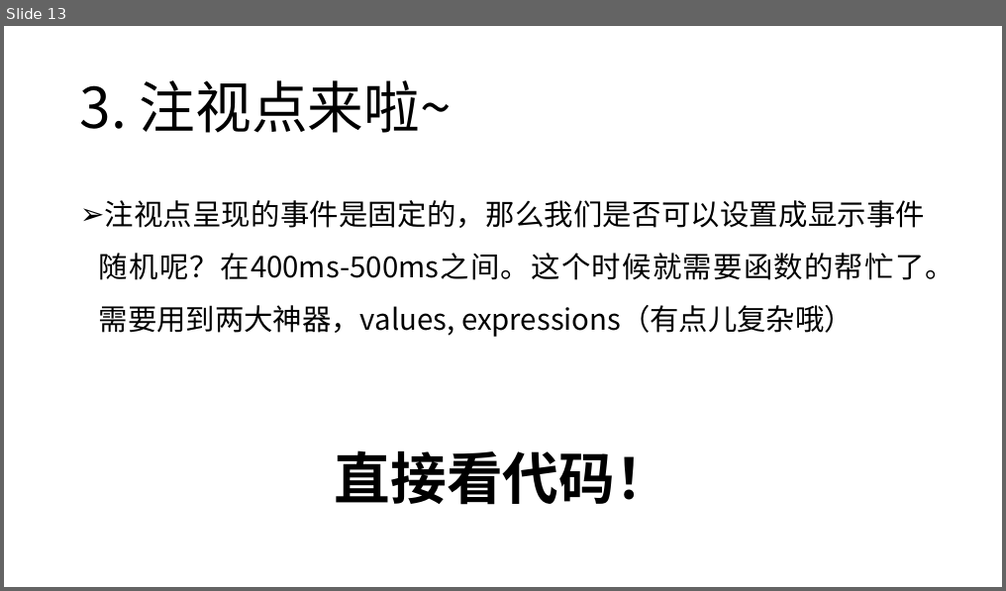
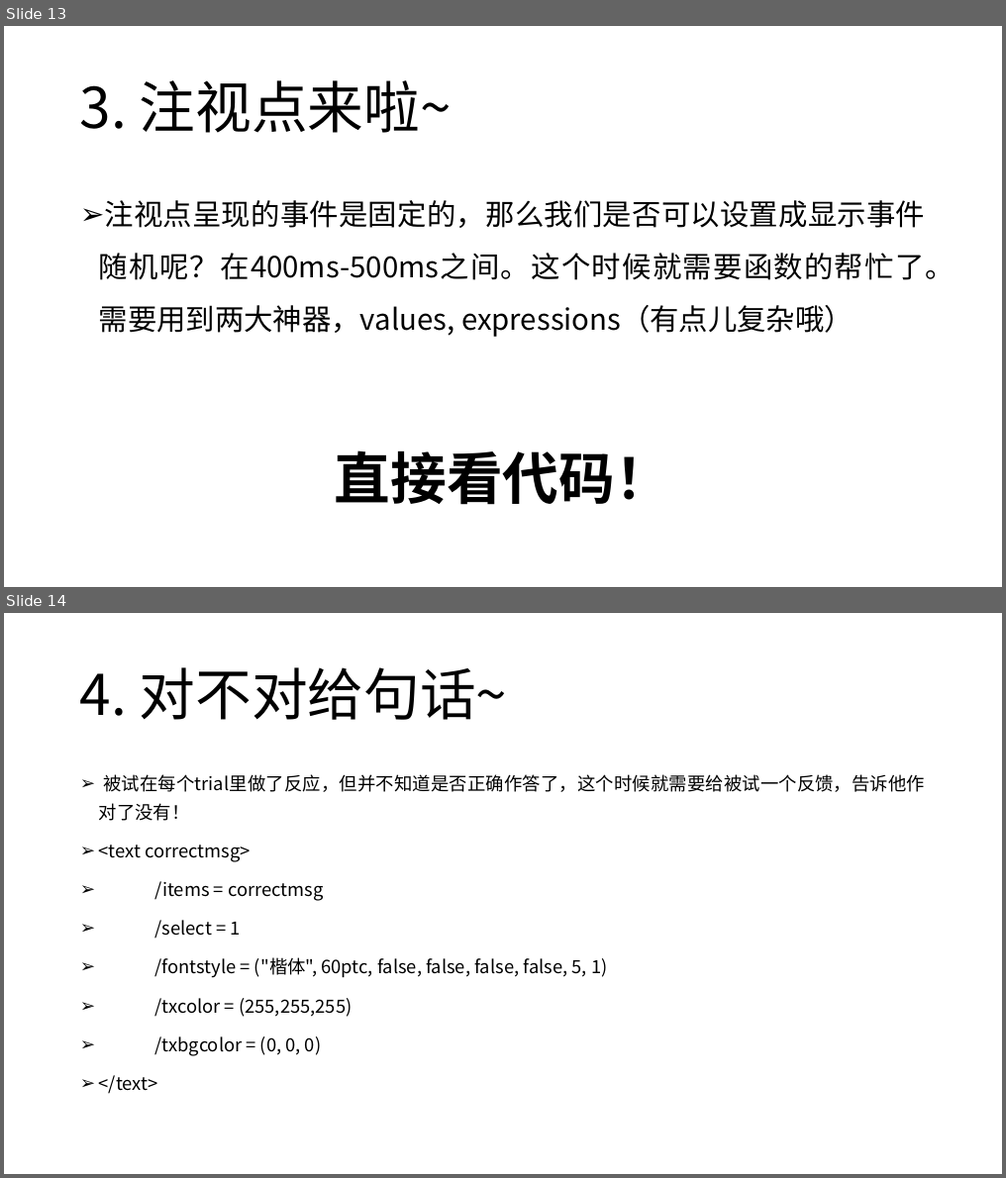
Before and after one commit to Apollnysus/Inquisit-Web-BNUPSY, a slide deck: 3-课程PPT/心理学实验编程之Inquisit篇-2.pptx. Shown one above the other, each under a label of ours: slide 13 before the commit, slides 13 and 14 after it. The pictures are 1006x591 and 1006x1178 pixels, drawn with LibreOffice and Linux fonts; fonts in the diff are those of the drawing. Boxes give left, top, right and bottom in pixels: in the first picture for what was removed or moved away, otherwise in the second. Text is boxed around its words. In the diff, an @@ line names an element or a change of style, - is before the commit and + after.

```diff
--- a/3-课程PPT/心理学实验编程之Inquisit篇-2.pptx
+++ b/3-课程PPT/心理学实验编程之Inquisit篇-2.pptx
@@ slide 14 added at (4,613,1002,1174), background #FFFFFF @@
@@ title added at (80,667,508,720), 54 pt, text #000000 @@
+4. 对不对给句话~
@@ text added at (99,774,925,1094), 17.5 pt, text #000000 @@
+➢ 被试在每个trial里做了反应，但并不知道是否正确作答了，这个时候就需要给被试一个反馈，告诉他作对了没有！
+➢ <text correctmsg>
+➢ /items = correctmsg
+➢ /select = 1
+➢ /fontstyle = ("楷体", 60ptc, false, false, false, false, 5, 1)
+➢ /txcolor = (255,255,255)
+➢ /txbgcolor = (0, 0, 0)
+➢ </text>
```
Also in this commit, not shown: 2 slides changed, 2 other slides added, 2 other files.
